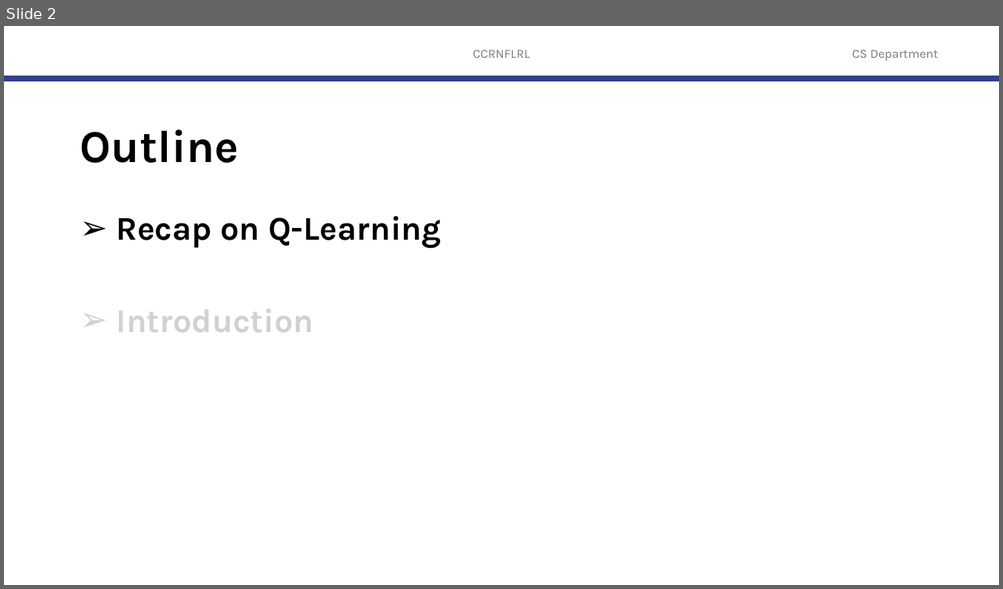
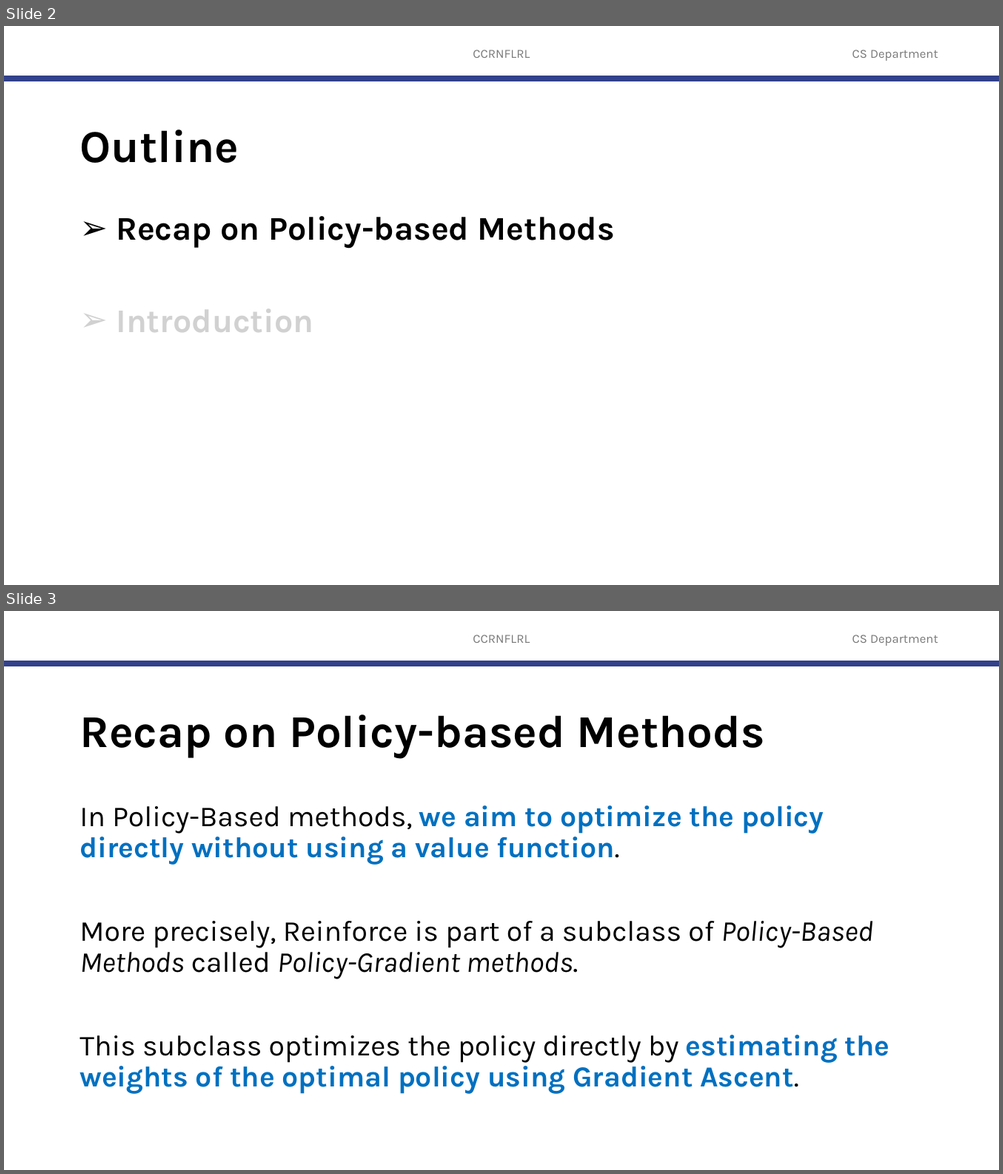
Before and after one commit to robitussin/CCRNFLRL, a slide deck: 7 - Policy Gradient Methods/Actor Critic.pptx. Shown one above the other, each under a label of ours: slide 2 before the commit, slides 2 and 3 after it. The pictures are 1003x589 and 1003x1174 pixels, drawn with LibreOffice and Linux fonts; fonts in the diff are those of the drawing; background and template pictures are left out. Boxes give left, top, right and bottom in pixels: in the first picture for what was removed or moved away, otherwise in the second. Text is boxed around its words. In the diff, an @@ line names an element or a change of style, - is before the commit and + after.

```diff
--- a/7 - Policy Gradient Methods/Actor Critic.pptx
+++ b/7 - Policy Gradient Methods/Actor Critic.pptx
@@ slide 3 added at box(4, 611, 999, 1170), background #FFFFFF; not listed: 3 template elements that a slide beside it also shows @@
@@ title added at box(79, 715, 765, 758), 44 pt, text #000000, bold @@
+Recap on Policy-based Methods
@@ text added at box(79, 806, 890, 1094), 28 pt, text #000000 @@
+In Policy-Based methods, we aim to optimize the policy directly without using a value function.
+More precisely, Reinforce is part of a subclass of Policy-Based Methods called Policy-Gradient methods.
+This subclass optimizes the policy directly by estimating the weights of the optimal policy using Gradient Ascent.
@@ slide 2 changed as well @@
@@ text at box(116, 216, 614, 249): text changed @@
-➢ Recap on Q-Learning
+➢ Recap on Policy-based Methods
```
Also in this commit, not shown: 27 other slides added, 50 slides removed.
